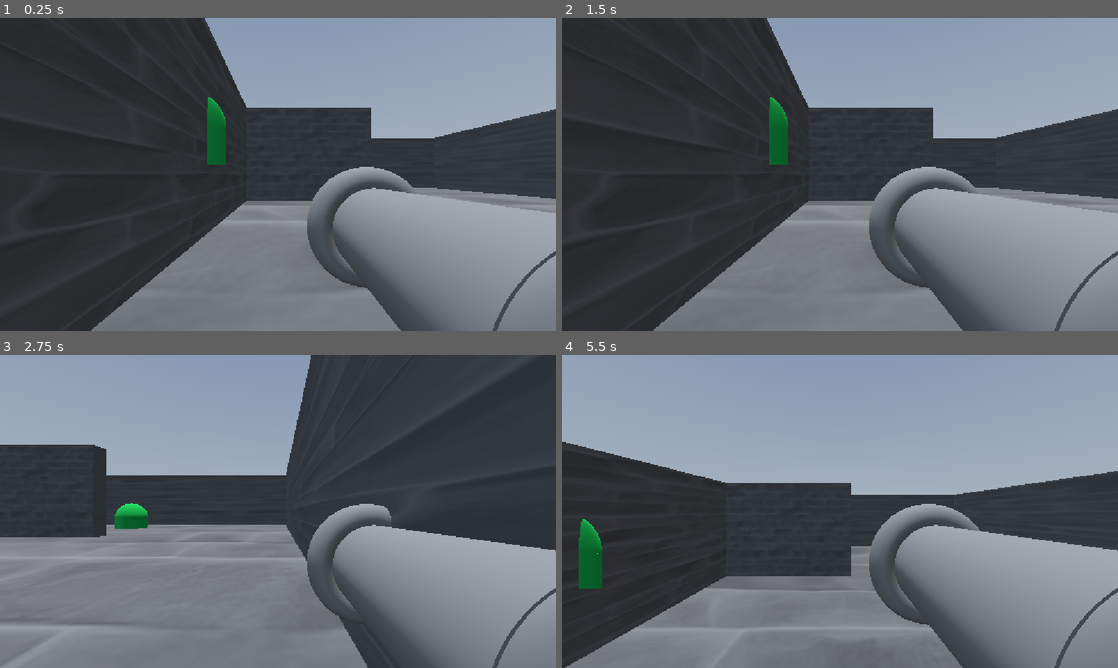
Above: before the commit, frames 1-4 (two rows, left to right).
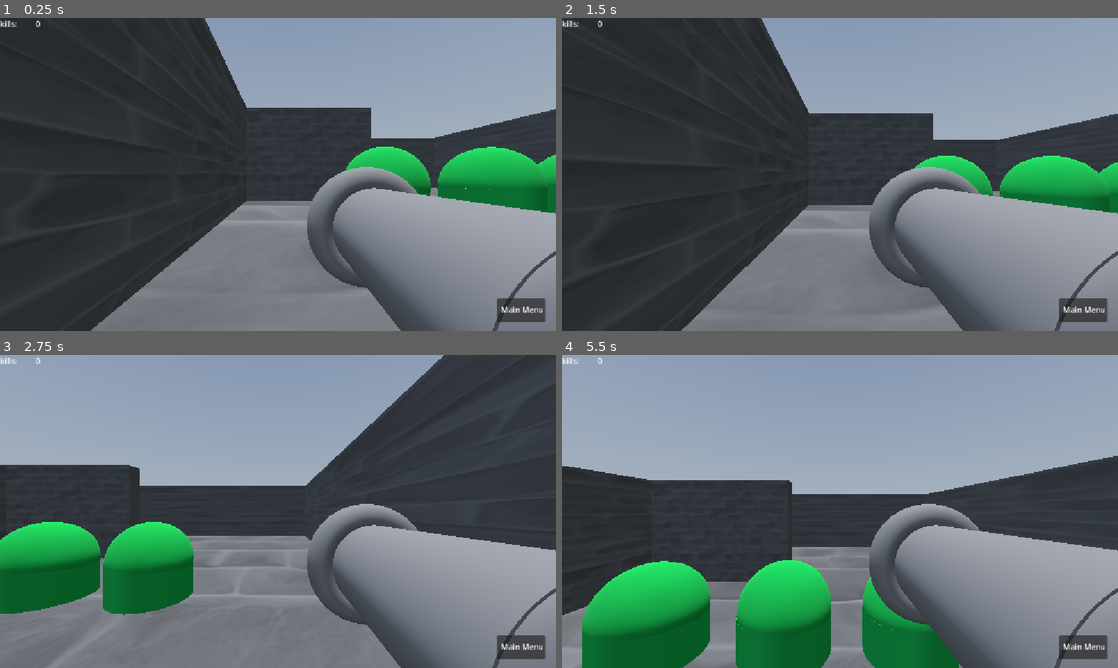
Above: after the commit, the same moments.

Repository: taurus-12uk/bounceBack
Game: Godot game, scene res://Level.tscn
The game is run twice, just before and just after one commit, with the same random seed, the same clock (stepped at 60 frames per second) and the same inputs. A sky picture missing from this copy of the repository is replaced by a grey-blue gradient.
Inputs (mouse positions are in pixels of both pictures, inside the frame that each line leads up to):
- Up to frame 1 (0.25 s): no input
- Up to frame 2 (1.5 s): click (1084, 309) at 0.5 s, where only the run after the commit has a clickable "Main Menu"; click (856, 193) at 1.25 s, where only the run after the commit has a clickable "PLAY"
- Up to frame 3 (2.75 s): tap Enter (ui_accept) at 2, 2.27 s; hold Right (ui_right) from 2.03 s (still down)
- Up to frame 4 (5.5 s): release Right (ui_right) at 2.78 s; hold Down (ui_down) 2.78-3.53 s; tap Enter (ui_accept) at 3.02, 4.25, 4.52, 5.27 s; hold Right (ui_right) 3.53-4.28 s; hold Up (ui_up) 4.28-5.03 s; hold Left (ui_left) from 5.03 s (still down)

The runs differ from the first frame. In frame 1, 5.8% of the frame differs, in the area x 0-100%, y 0-98%; in frame 2, 7.4%; in frame 3, 21%; in frame 4, 21%, in the area x 0-100%, y 0-100%.

Commit message:
s

Diff:
--- a/bounce-back/Level.tscn
+++ b/bounce-back/Level.tscn
@@ -33,15 +33,49 @@
 
 [node name="Level" type="Node3D" unique_id=1735142640]
 
+[node name="player" parent="." unique_id=1403002175 instance=ExtResource("1_bexhn")]
+transform = Transform3D(0.30000004, 0, 0, 0, 0.3, 0, -1.7763568e-15, 0, 0.3, 1.0188293, 0.6442485, 0)
+ammo_scene = ExtResource("4_m3clv")
+
 [node name="enemy_spawner" parent="." unique_id=2056169383 instance=ExtResource("1_q4iis")]
-transform = Transform3D(-0.7732869, 0, -6.76029e-09, 0, 0.79280657, 0, 7.289414e-08, 0, -0.08338107, 0.56502306, 0.4833545, -1.054074)
+transform = Transform3D(-0.7732869, 0, -6.76029e-09, 0, 0.79280657, 0, 7.289414e-08, 0, -0.08338107, -0.3742622, 0.4833545, 3.2172234)
 enemy_scene = ExtResource("2_t7iv1")
 
 [node name="enemy" parent="." unique_id=1266374862 instance=ExtResource("2_t7iv1")]
-
-[node name="player" parent="." unique_id=1403002175 instance=ExtResource("1_bexhn")]
-transform = Transform3D(0.3, 0, 0, 0, 0.3, 0, 0, 0, 0.3, 1.0188293, 0.6442484, 0)
-ammo_scene = ExtResource("4_m3clv")
+transform = Transform3D(0.3, 0, 0, 0, 0.3, 0, 0, 0, 0.3, -1.4813721, 0.5099689, 0)
+
+[node name="enemy2" parent="." unique_id=327586675 instance=ExtResource("2_t7iv1")]
+transform = Transform3D(0.3, 0, 0, 0, 0.3, 0, 0, 0, 0.3, 1.6705244, 0.5099689, 0)
+
+[node name="enemy3" parent="." unique_id=776309968 instance=ExtResource("2_t7iv1")]
+transform = Transform3D(0.3, 0, 0, 0, 0.3, 0, 0, 0, 0.3, 1.6705244, 0.5099689, -1.2701564)
+
+[node name="enemy4" parent="." unique_id=729437188 instance=ExtResource("2_t7iv1")]
+transform = Transform3D(0.3, 0, 0, 0, 0.3, 0, 0, 0, 0.3, 1.6705244, 0.5099689, 1.5299003)
+
+[node name="enemy5" parent="." unique_id=950498732 instance=ExtResource("2_t7iv1")]
+transform = Transform3D(0.3, 0, 0, 0, 0.3, 0, 0, 0, 0.3, 1.1997705, 0.5099689, 1.5299003)
+
+[node name="enemy6" parent="." unique_id=1300973225 instance=ExtResource("2_t7iv1")]
+transform = Transform3D(0.3, 0, 0, 0, 0.3, 0, 0, 0, 0.3, 2.345593, 0.5099689, 1.5299003)
+
+[node name="enemy7" parent="." unique_id=1410997821 instance=ExtResource("2_t7iv1")]
+transform = Transform3D(0.3, 0, 0, 0, 0.3, 0, 0, 0, 0.3, 2.345593, 0.5099689, 0.019328952)
+
+[node name="enemy8" parent="." unique_id=251147290 instance=ExtResource("2_t7iv1")]
+transform = Transform3D(0.3, 0, 0, 0, 0.3, 0, 0, 0, 0.3, 2.345593, 0.5099689, -1.3032495)
+
+[node name="enemy9" parent="." unique_id=1627461674 instance=ExtResource("2_t7iv1")]
+transform = Transform3D(0.3, 0, 0, 0, 0.3, 0, 0, 0, 0.3, 2.9977276, 0.5099689, -1.3032495)
+
+[node name="enemy10" parent="." unique_id=2071201639 instance=ExtResource("2_t7iv1")]
+transform = Transform3D(0.3, 0, 0, 0, 0.3, 0, 0, 0, 0.3, 2.9977276, 0.5099689, 0.37301767)
+
+[node name="enemy11" parent="." unique_id=141704469 instance=ExtResource("2_t7iv1")]
+transform = Transform3D(0.3, 0, 0, 0, 0.3, 0, 0, 0, 0.3, 2.9977276, 0.5099689, 1.4550899)
+
+[node name="enemy12" parent="." unique_id=1054171269 instance=ExtResource("2_t7iv1")]
+transform = Transform3D(0.3, 0, 0, 0, 0.3, 0, 0, 0, 0.3, 2.9977276, 0.5099689, 2.529357)
 
 [node name="Node3D" type="Node3D" parent="." unique_id=679336077]
 transform = Transform3D(8.9311495, 0, 0, 0, 0.28168452, 0, 0, 0, 9.630186, 0, 0, 0)
--- /dev/null
+++ b/bounce-back/assets/control.gd
@@ -0,0 +1,11 @@
+extends Control
+
+@export var player : CharacterBody3D
+# Called when the node enters the scene tree for the first time.
+func _ready() -> void:
+	pass # Replace with function body.
+
+
+# Called every frame. 'delta' is the elapsed time since the previous frame.
+func _process(delta: float) -> void:
+	$Label2.text = str(player.kill_count)
--- a/bounce-back/assets/main_menu.tscn
+++ b/bounce-back/assets/main_menu.tscn
@@ -1,4 +1,6 @@
 [gd_scene format=3 uid="uid://btc7nacl3m71f"]
+
+[ext_resource type="Script" uid="uid://b87gh76nai38i" path="res://assets/play.gd" id="1_nxgnl"]
 
 [node name="Main_Menu" type="CanvasLayer" unique_id=335910093]
 
@@ -16,6 +18,7 @@
 offset_bottom = 416.0
 theme_override_font_sizes/font_size = 42
 text = "PLAY"
+script = ExtResource("1_nxgnl")
 
 [node name="Label" type="Label" parent="UI" unique_id=1663537439]
 layout_mode = 0
--- /dev/null
+++ b/bounce-back/assets/play.gd
@@ -0,0 +1,6 @@
+extends Button
+func _ready():
+	pressed.connect(_on_pressed)
+
+func _on_pressed():
+	get_tree().change_scene_to_file("res://Level.tscn")
--- a/bounce-back/assets/player/ammo.tscn
+++ b/bounce-back/assets/player/ammo.tscn
@@ -1,6 +1,10 @@
 [gd_scene format=3 uid="uid://h73clw2lncha"]
 
 [ext_resource type="Script" uid="uid://d1of0irgwbq35" path="res://scripts/ammo.gd" id="1_x4hal"]
+
+[sub_resource type="PhysicsMaterial" id="PhysicsMaterial_x4hal"]
+friction = 0.0
+bounce = 1.0
 
 [sub_resource type="SphereMesh" id="SphereMesh_3quwm"]
 
@@ -8,7 +12,10 @@
 
 [sub_resource type="SphereShape3D" id="SphereShape3D_3quwm"]
 
-[node name="ammo" type="CharacterBody3D" unique_id=137963133]
+[node name="ammo" type="RigidBody3D" unique_id=1942358906]
+physics_material_override = SubResource("PhysicsMaterial_x4hal")
+gravity_scale = 0.0
+lock_rotation = true
 script = ExtResource("1_x4hal")
 
 [node name="MeshInstance3D" type="MeshInstance3D" parent="." unique_id=467862089]
--- a/bounce-back/assets/ui.tscn
+++ b/bounce-back/assets/ui.tscn
@@ -1,51 +1,10 @@
 [gd_scene format=3 uid="uid://dpcsuu3poqdsw"]
 
-[ext_resource type="Script" uid="uid://bjy01g7xiuv8x" path="res://scripts/hud.gd" id="1_etwi0"]
-[ext_resource type="Texture2D" uid="uid://bd5ocoyfsekh" path="res://assets/textures/Slimeball.png" id="2_ohefe"]
 [ext_resource type="Script" uid="uid://dyic17nwyqjry" path="res://scripts/tutorial.gd" id="3_kd4iw"]
+[ext_resource type="Script" uid="uid://cauksuw7aukg1" path="res://assets/control.gd" id="3_rvqgq"]
 [ext_resource type="Script" uid="uid://bi0impobfbcvj" path="res://scripts/settings.gd" id="4_j0amv"]
 
-[sub_resource type="StyleBoxFlat" id="StyleBoxFlat_3quwm"]
-bg_color = Color(0.2123048, 0.21230489, 0.21230471, 1)
-
-[sub_resource type="StyleBoxFlat" id="StyleBoxFlat_r4bg2"]
-bg_color = Color(0, 1, 0.13333334, 1)
-
 [node name="UI" type="CanvasLayer" unique_id=1802677579]
-
-[node name="HUD" type="Control" parent="." unique_id=1490092077]
-layout_mode = 3
-anchors_preset = 0
-offset_right = 40.0
-offset_bottom = 40.0
-script = ExtResource("1_etwi0")
-
-[node name="HealthBar" type="ProgressBar" parent="HUD" unique_id=1607655551]
-layout_mode = 0
-offset_left = 767.0
-offset_top = 61.0
-offset_right = 1100.0
-offset_bottom = 117.0
-theme_override_styles/background = SubResource("StyleBoxFlat_3quwm")
-theme_override_styles/fill = SubResource("StyleBoxFlat_r4bg2")
-value = 100.0
-rounded = true
-show_percentage = false
-
-[node name="HBoxContainer" type="HBoxContainer" parent="HUD" unique_id=2038390551]
-layout_mode = 0
-offset_left = 61.0
-offset_top = 34.0
-offset_right = 161.0
-offset_bottom = 134.0
-
-[node name="TextureRect" type="TextureRect" parent="HUD/HBoxContainer" unique_id=606471309]
-layout_mode = 2
-texture = ExtResource("2_ohefe")
-expand_mode = 2
-
-[node name="Label" type="Label" parent="HUD/HBoxContainer" unique_id=497834796]
-layout_mode = 2
 
 [node name="tutorial" type="Control" parent="." unique_id=296222811]
 layout_mode = 3
@@ -88,3 +47,21 @@
 offset_right = 96.0
 offset_bottom = 35.0
 text = "Main Menu"
+
+[node name="Control" type="Control" parent="." unique_id=1627738781]
+layout_mode = 3
+anchors_preset = 0
+offset_right = 40.0
+offset_bottom = 40.0
+script = ExtResource("3_rvqgq")
+
+[node name="Label2" type="Label" parent="Control" unique_id=359892133]
+layout_mode = 0
+offset_right = 40.0
+offset_bottom = 23.0
+
+[node name="Label" type="Label" parent="Control" unique_id=2115946816]
+layout_mode = 0
+offset_right = 40.0
+offset_bottom = 23.0
+text = "kills: "
--- a/bounce-back/character.tscn
+++ b/bounce-back/character.tscn
@@ -1,6 +1,7 @@
 [gd_scene format=3 uid="uid://c5whqfiusxfsr"]
 
 [ext_resource type="Script" uid="uid://dmq2dq7vom5yq" path="res://scripts/character.gd" id="1_glpr6"]
+[ext_resource type="PackedScene" uid="uid://dpcsuu3poqdsw" path="res://assets/ui.tscn" id="2_pjt0s"]
 
 [sub_resource type="CapsuleMesh" id="CapsuleMesh_3quwm"]
 
@@ -18,6 +19,15 @@
 
 [node name="player" type="CharacterBody3D" unique_id=1403002175]
 script = ExtResource("1_glpr6")
+
+[node name="UI" parent="." unique_id=1802677579 instance=ExtResource("2_pjt0s")]
+
+[node name="Control" parent="UI" index="2" unique_id=1627738781 node_paths=PackedStringArray("player")]
+player = NodePath("../..")
+
+[node name="Label2" parent="UI/Control" index="0" unique_id=359892133]
+offset_left = 74.0
+offset_right = 114.0
 
 [node name="Head" type="Node3D" parent="." unique_id=324041503]
 
@@ -49,3 +59,5 @@
 [node name="MeshInstance3D4" type="MeshInstance3D" parent="gun" unique_id=969216002]
 transform = Transform3D(0.8, 0, 0, 0, 0.8, 0, 0, 0, 0.8, 0.24826097, -0.7441155, -1.2349861)
 mesh = SubResource("CylinderMesh_edjt2")
+
+[editable path="UI"]
--- a/bounce-back/enemy.gd
+++ b/bounce-back/enemy.gd
@@ -1,30 +1,33 @@
 extends CharacterBody3D
 
-@export var speed := 5.0
+@export var speed := 4.0
+@export var max_health := 50
 
 var health := 50
 var player
 
-@onready var navigation_agent = $NavigationAgent3D
+func _ready():
 
+	add_to_group("enemy")
 
-func _ready():
+	health = max_health
 
 	player = get_tree().get_first_node_in_group("player")
 
+	print(name, " spawned with ", health, " health")
 
-func _physics_process(delta):
+
+func _physics_process(_delta):
 
 	if player == null:
 		return
 
-	navigation_agent.target_position = player.global_position
+	var direction = global_position.direction_to(
+		player.global_position
+	)
 
-	var next_position = navigation_agent.get_next_path_position()
-
-	var direction = global_position.direction_to(next_position)
-
-	velocity = direction * speed
+	velocity.x = direction.x * speed
+	velocity.z = direction.z * speed
 
 	move_and_slide()
 
@@ -33,7 +36,20 @@
 
 	health -= amount
 
-	print(name, " HP: ", health)
+	print(name, " took ", amount, " damage")
+	print(name, " health = ", health)
 
 	if health <= 0:
-		queue_free()
+		die()
+
+
+func die():
+
+	var player_node = get_tree().get_first_node_in_group("player")
+
+	if player_node != null:
+
+		player_node.kill_count += 1
+
+		print("KILLS: ", player_node.kill_count)
+	queue_free()
--- a/bounce-back/scripts/ammo.gd
+++ b/bounce-back/scripts/ammo.gd
@@ -1,4 +1,4 @@
-extends Node3D
+extends RigidBody3D
 
 @export var speed := 20.0
 @export var base_damage := 10
@@ -6,40 +6,90 @@
 
 @onready var area = $Area3D
 
-var velocity := Vector3.ZERO
 var bounce_count := 0
 var hit_enemies := []
 
 var current_target = null
 var player = null
 
+var can_hit_player := false
+
+
 func _ready():
+
+	print("AMMO SPAWNED")
 
 	player = get_tree().get_first_node_in_group("player")
 
-	area.body_entered.connect(_on_body_entered)
+	gravity_scale = 0.0
+	linear_damp = 0.0
+	angular_damp = 0.0
 
-	# initial forward shot
-	velocity = -global_transform.basis.z * speed
+	lock_rotation = true
+
+	contact_monitor = true
+	max_contacts_reported = 32
+
+	if area:
+		area.body_entered.connect(_on_body_entered)
+
+	linear_velocity = (
+		-global_transform.basis.z
+		* speed
+	)
+
+	await get_tree().create_timer(0.25).timeout
+
+	can_hit_player = true
 
 
-func _process(delta):
+func _physics_process(_delta):
 
-	# If we have a target, home towards it
-	if current_target != null and is_instance_valid(current_target):
+	if area:
 
-		var direction = global_position.direction_to(
-			current_target.global_position
+		var bodies = area.get_overlapping_bodies()
+
+		if bodies.size() > 0:
+
+			for body in bodies:
+
+				print("OVERLAPPING: ", body.name)
+
+	if current_target != null:
+
+		if is_instance_valid(current_target):
+
+			var direction = global_position.direction_to(
+				current_target.global_position
+			)
+
+			linear_velocity = (
+				direction.normalized()
+				* speed
+			)
+
+
+func _integrate_forces(state):
+
+	for i in range(state.get_contact_count()):
+
+		var normal = state.get_contact_local_normal(i)
+
+		linear_velocity = (
+			linear_velocity.bounce(normal).normalized()
+			* speed
 		)
-
-		velocity = direction * speed
-
-	global_position += velocity * delta
 
 
 func _on_body_entered(body):
 
+	print("===================")
+	print("TOUCHED: ", body.name)
+	print("GROUPS: ", body.get_groups())
+
 	if body.is_in_group("enemy"):
+
+		print("ENEMY DETECTED")
 
 		if body in hit_enemies:
 			return
@@ -48,61 +98,63 @@
 
 	elif body == player:
 
-		player.take_damage(base_damage)
-
-		if bounce_count >= max_bounces:
-			drop_ammo()
-		else:
-			find_next_target()
+		print("PLAYER DETECTED")
 
 
 func hit_enemy(enemy):
 
+	print("HIT ENEMY: ", enemy.name)
+
 	hit_enemies.append(enemy)
 
-	var damage = base_damage
+	var damage := base_damage
 
-	if bounce_count == 4:
-		damage = 99999
+	if bounce_count >= 4:
+		damage = enemy.health
 
 	enemy.take_damage(damage)
 
 	bounce_count += 1
 
+	print("BOUNCE COUNT: ", bounce_count)
+
 	speed *= 1.25
 
+	find_next_target()
+
 	if bounce_count >= max_bounces:
-		drop_ammo()
-	else:
-		find_next_target()
-
+		queue_free()
 
 func find_next_target():
 
 	var candidates := []
 
-	for body in $Area3D.get_overlapping_bodies():
+	for body in area.get_overlapping_bodies():
 
 		if body.is_in_group("enemy"):
+
 			if body not in hit_enemies:
+
 				candidates.append(body)
 
 	if candidates.is_empty():
+
+		print("NO ENEMIES FOUND")
+
 		current_target = player
+
 		return
 
+	print("ENEMIES FOUND: ", candidates.size())
+
 	if randi_range(1, 3) == 1:
+
+		print("TARGETING PLAYER")
+
 		current_target = player
+
 	else:
+
 		current_target = candidates[0]
 
-
-func drop_ammo():
-
-	var pickup = preload("res://ammo_pickup.tscn").instantiate()
-
-	get_parent().add_child(pickup)
-
-	pickup.global_position = global_position
-
-	queue_free()
+		print("TARGETING: ", current_target.name)
--- a/bounce-back/scripts/character.gd
+++ b/bounce-back/scripts/character.gd
@@ -11,6 +11,7 @@
 
 var health := 100
 var ammo := 1
+var kill_count := 0
 
 func _physics_process(delta: float) -> void:
 
@@ -93,12 +94,20 @@
 
 	get_tree().current_scene.add_child(new_ammo)
 
+	# Spawn slightly in front of the player
 	new_ammo.global_position = (
 		head.global_position
 		+ (-head.global_transform.basis.z * 2.0)
 	)
 
-	new_ammo.global_rotation = head.global_rotation
+	# Match where the camera/head is looking
+	new_ammo.global_transform.basis = head.global_transform.basis
+
+	# Tell the ammo its initial direction
+	new_ammo.linear_velocity = (
+		-head.global_transform.basis.z
+		* new_ammo.speed
+	)
 
 	print("Shot fired!")
 
--- a/bounce-back/scripts/hud.gd
+++ /dev/null
@@ -1,17 +0,0 @@
-extends Control
-
-@onready var health_bar = $HealthBar
-
-@export var player: CharacterBody2D
-
-@onready var ammo_label = $AmmoContainer/AmmoLabel
-
-func _ready():
-	player.ammo_changed.connect(update_ammo)
-	update_ammo(player.current_ammo, player.max_ammo)
-
-func update_ammo(current, maximum):
-	ammo_label.text = str(current) + "/" + str(maximum)
-func _process(_delta):
-	health_bar.max_value = player.max_health
-	health_bar.value = player.health
Not shown, added: bounce-back/assets/control.gd.uid
Not shown, added: bounce-back/assets/play.gd.uid
Not shown, changed: bounce-back/export_presets.cfg
Binary file added: bounce-back/web/bounceBack.apple-touch-icon.png
Not shown, added: bounce-back/web/bounceBack.apple-touch-icon.png.import
Binary file added: bounce-back/web/bounceBack.icon.png
Not shown, added: bounce-back/web/bounceBack.icon.png.import
Binary file added: bounce-back/web/bounceBack.png
Not shown, added: bounce-back/web/bounceBack.png.import
Not shown, added: bounce-back/web/bounceBack.audio.position.worklet.js
Not shown, added: bounce-back/web/bounceBack.audio.worklet.js
Not shown, added: bounce-back/web/bounceBack.js
(and 3 more such lines)
